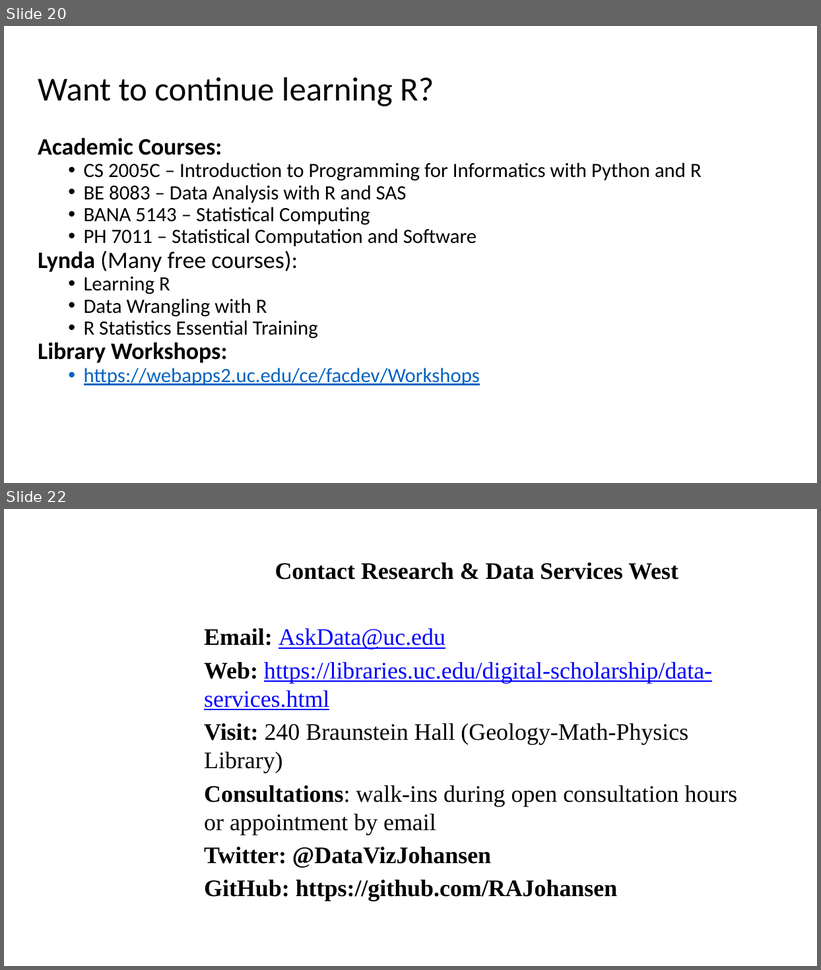
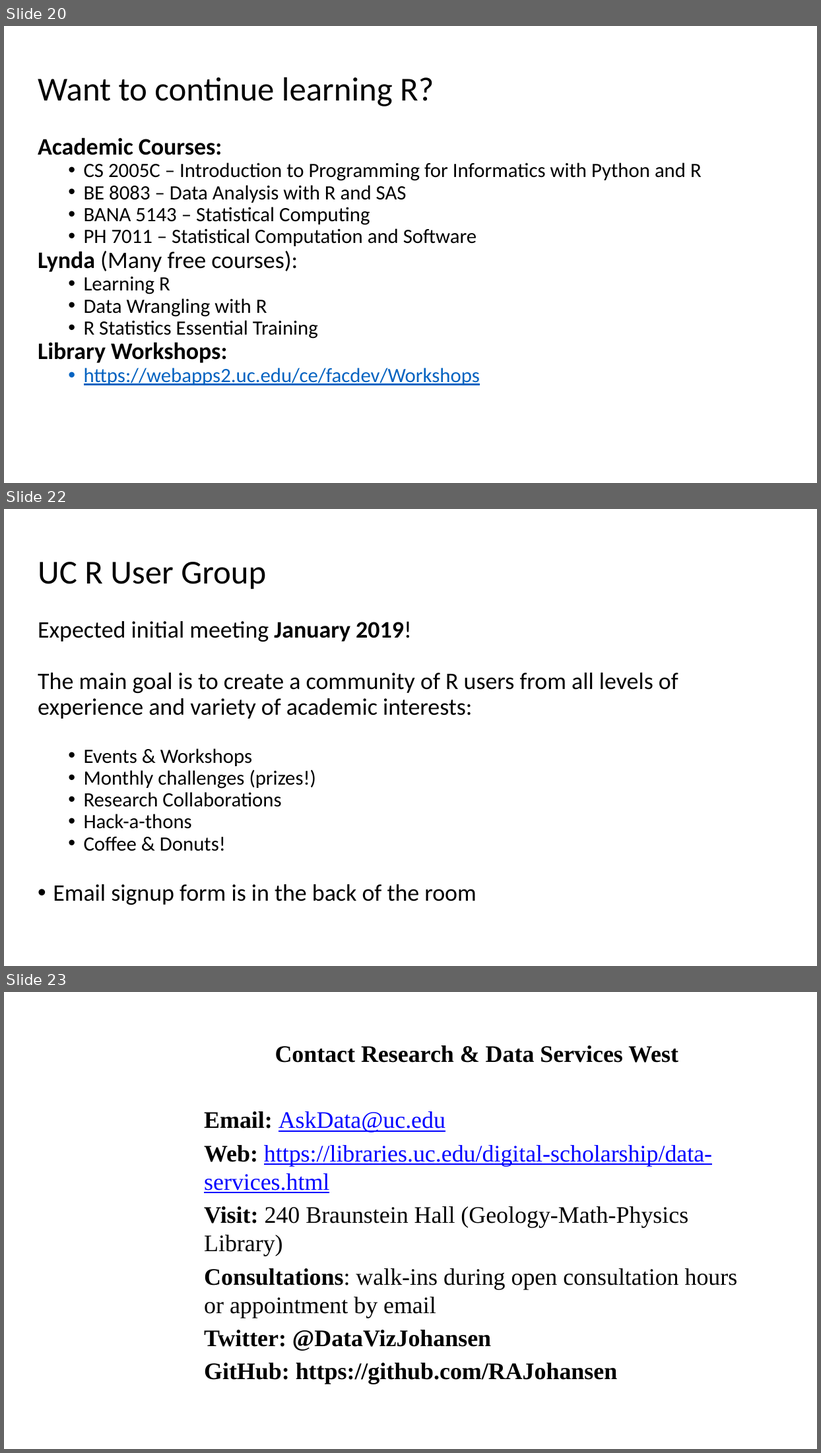
Before and after one commit to RAJohansen/UCL_Workshops, a slide deck: Intro_to_R/Introduction to R.pptx. Shown one above the other, each under a label of ours: slides 20 and 22 before the commit, slides 20, 22 and 23 after it; the slides between them are not shown. The pictures are 821x970 and 821x1453 pixels, drawn with LibreOffice and Linux fonts; fonts in the diff are those of the drawing; background and template pictures are left out. Boxes give left, top, right and bottom in pixels: in the first picture for what was removed or moved away, otherwise in the second. Text is boxed around its words. In the diff, an @@ line names an element or a change of style, - is before the commit and + after.

```diff
--- a/Intro_to_R/Introduction to R.pptx
+++ b/Intro_to_R/Introduction to R.pptx
@@ slide 22 added at (x1=4, y1=509, x2=817, y2=966), background #FFFFFF @@
@@ title added at (x1=38, y1=562, x2=266, y2=590), 39.6 pt, text #000000 @@
+UC R User Group
@@ text added at (x1=38, y1=621, x2=679, y2=905), 28 pt, text #000000 @@
+Expected initial meeting January 2019!
+The main goal is to create a community of R users from all levels of experience and variety of academic interests:
+  • Events & Workshops
+  • Monthly challenges (prizes!)
+  • Research Collaborations
+  • Hack-a-thons
+  • Coffee & Donuts!
+• Email signup form is in the back of the room
@@ what was slide 22 is now slide 23 @@
```
Also in this commit, not shown: 3 slides changed.
